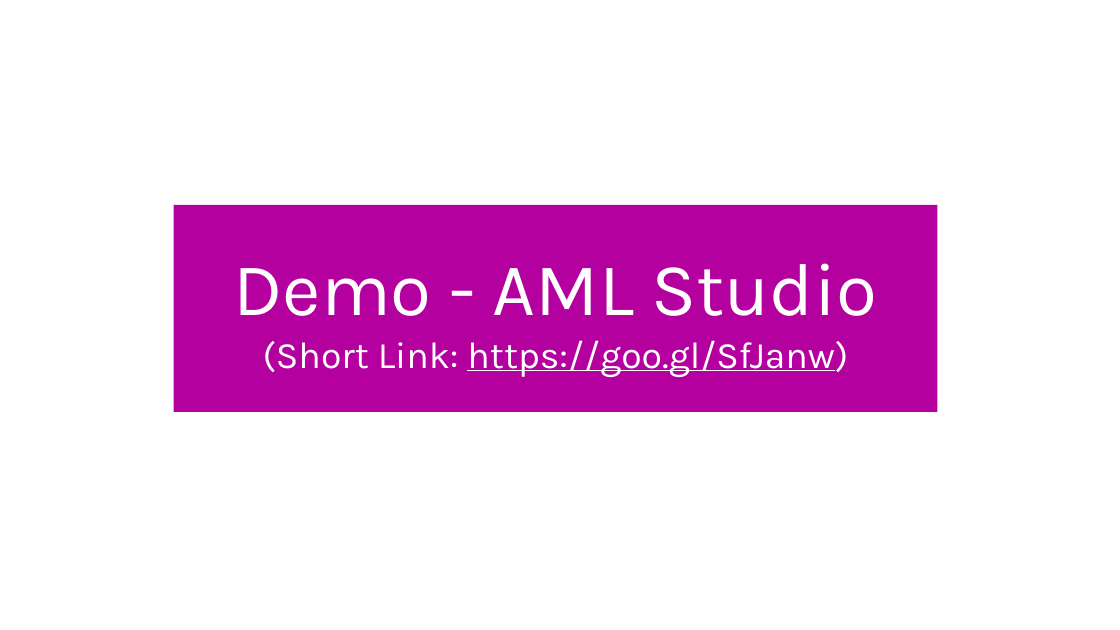
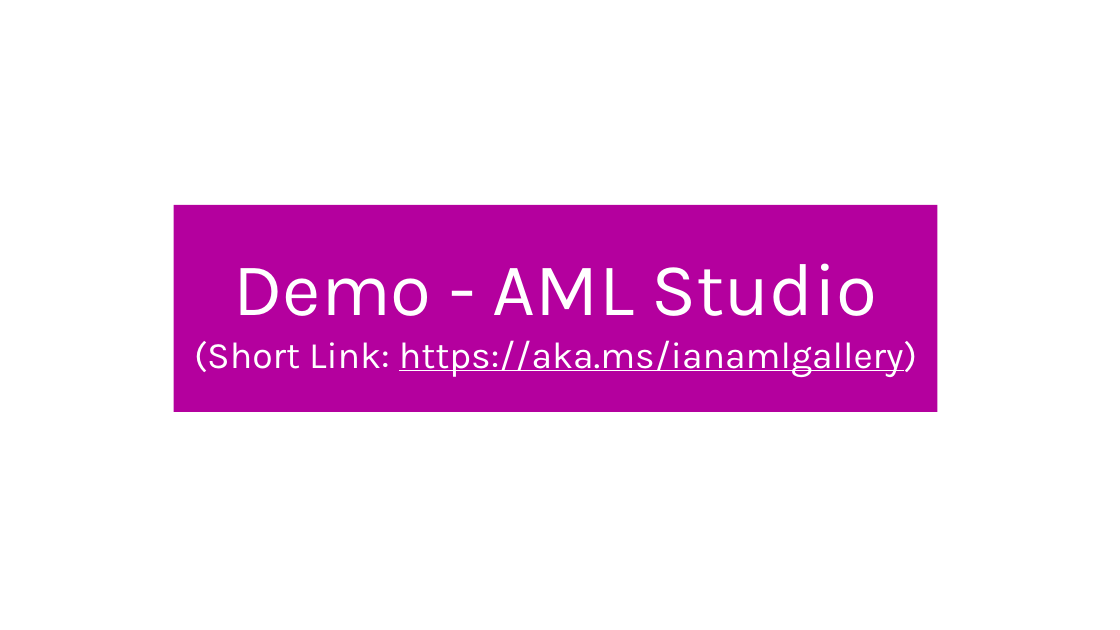
Before and after one commit to yinkaihsu/MSP-Lecture-R-Introduction, a slide deck: slide 21 of MSP_RIntoduction_IanHsu_20171025.pptx. Drawn at 1120x630 pixels with LibreOffice and Linux fonts; fonts in the diff are those of the drawing; background and template pictures are left out. Boxes give left, top, right and bottom in pixels: in the first picture for what was removed or moved away, otherwise in the second. Text is boxed around its words. In the diff, an @@ line names an element or a change of style, - is before the commit and + after.

```diff
--- a/MSP_RIntoduction_IanHsu_20171025.pptx
+++ b/MSP_RIntoduction_IanHsu_20171025.pptx
@@ text in rectangle at bbox=[194, 340, 917, 378]: text changed @@
-(Short Link: https://goo.gl/SfJanw)
+(Short Link: https://aka.ms/ianamlgallery)
```
Also in this commit, not shown: 1 other slide changed.
